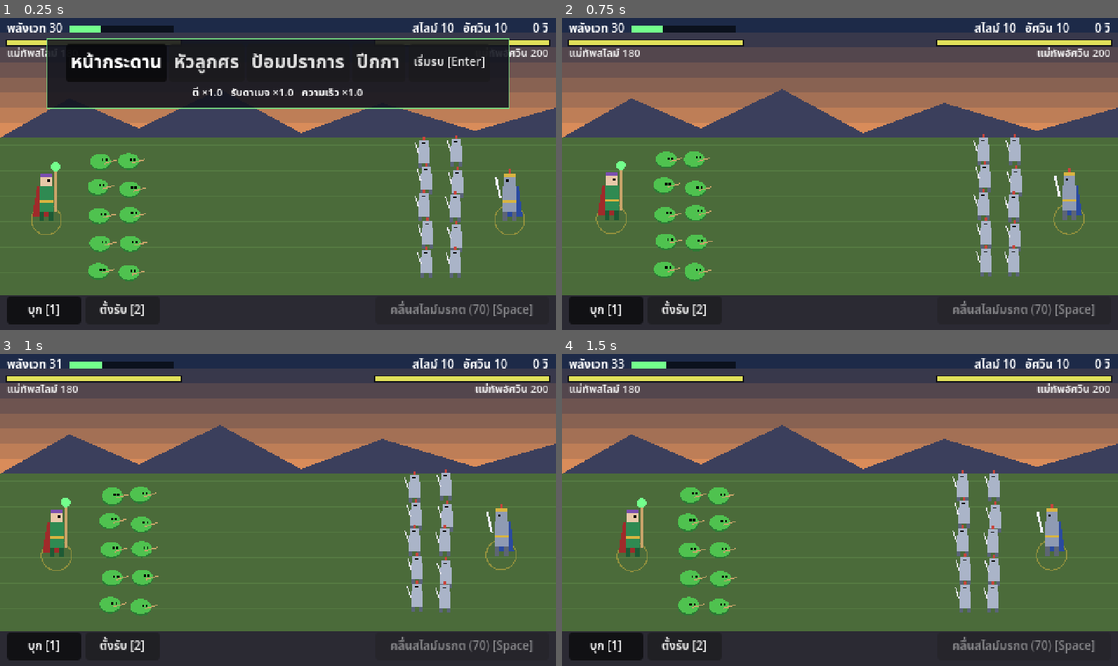
Above: before the commit, frames 1-4 (two rows, left to right).
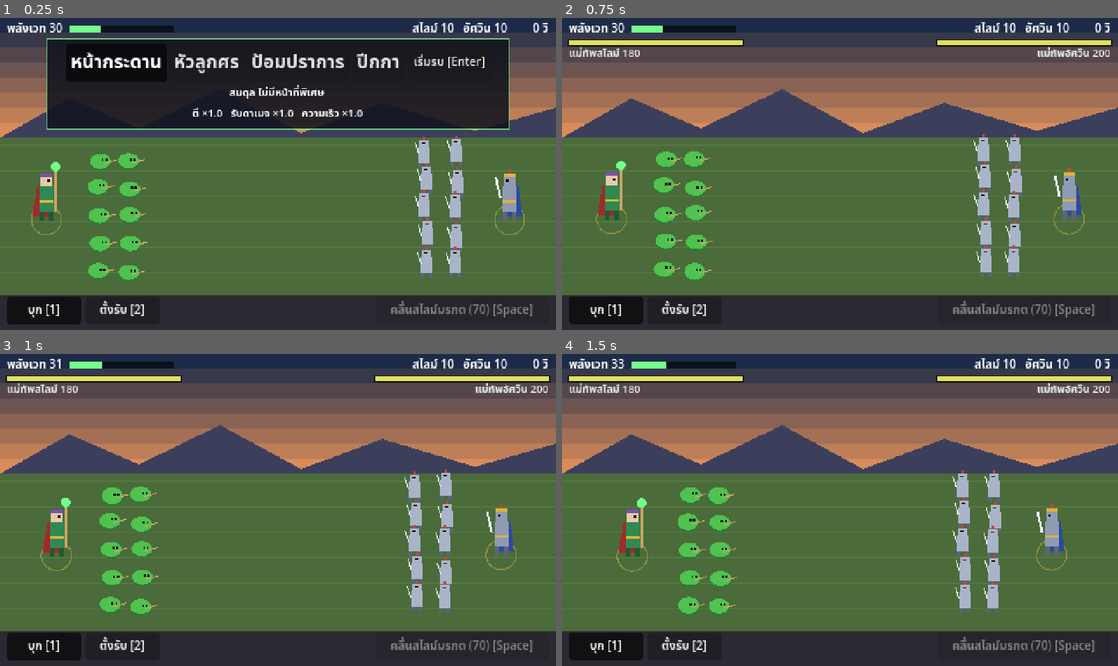
Above: after the commit, the same moments.

Repository: tomorrow-writer/GateFall
Game: Godot game, scene res://scenes/Battle.tscn
The game is run twice, just before and just after one commit, with the same random seed, the same clock (stepped at 60 frames per second) and the same inputs.
Inputs:
- Up to frame 1 (0.25 s): no input
- Up to frame 2 (0.75 s): click "เริ่มรบ [Enter]" at 0.5 s
- Up to frame 3 (1 s): no input
- Up to frame 4 (1.5 s): click "บุก [1]" at 1.25 s

The runs differ from the first frame. In frame 1, 6.9% of the frame differs, in the area x 1-99%, y 6-36%; in frame 2, nothing differs; in frame 3, nothing differs; in frame 4, nothing differs.

Commit message:
Formation roles toward generals: wedge pierces, crescent envelops, square guards
Data-driven per formation in battle_config.json:
- wedge "general_pull": 0.3 - enemy general counts as much closer when
  troops pick targets, so they dive for it
- crescent "general_pull": 0.6, "envelop": 40 - upper/lower halves swing
  above/below the enemy general (plus the existing gang-up bonus)
- square "leash": 80 - troops never step farther than 80px from their own
  general, so the army moves as a block around it
- line: unchanged (balanced). Each formation has a "role" text shown on the
  setup panel. General HP bars hidden on the setup screen.
Prototype config still identical to the JS prototype battle-by-battle.

run_sims (300/combo, seed 1), slime win%, special off/on (before -> after):
  line     charge 30.3/52.7 (same)       hold 25.0/61.7 (same)
  wedge    charge  6.0/12.7 (10.0/20.0)  hold  7.7/21.7 (16.7/36.7)
  square   charge 55.0/78.7 (11.7/30.0)  hold 10.3/28.0 ( 2.3/18.7)
  crescent charge  5.3/15.3 ( 8.7/20.3)  hold  9.3/18.0 (10.3/24.3)
Not balanced yet (step 5).

Co-Authored-By: Claude Opus 5.5 <noreply@anthropic.com>
Claude-Session: https://claude.ai/code/session_013iF3CnFMU1eDyoATki1Xru

Diff:
--- a/gate-fall-game/data/battle_config.json
+++ b/gate-fall-game/data/battle_config.json
@@ -81,26 +81,30 @@
     "advance": { "label": "เดินหน้า", "atk_mult": 1,    "take_mult": 1,    "mp_regen": 4 }
   },
 
-  "_formations_note": "Spots are for an army facing right (l …(95 unchanged characters)… _min or more allies hit the same target.",
+  "_formations_note": "Spots are for an army facing right (l …(95 unchanged characters)… _min or more allies hit the same target. Roles toward generals: general_pull (<1 = enemy general counts as closer when picking targets, applied to squared distance), envelop (px troops swing above/below the enemy general), leash (px troops stay within of their own general).",
   "formations": {
     "line": {
       "label": "หน้ากระดาน",
+      "role": "สมดุล ไม่มีหน้าที่พิเศษ",
       "atk": 1, "take": 1, "spd": 1,
       "layout": { "type": "spots", "spots": [[84,128],[84,152],[84,176],[84,200],[84,224],[110,128],[110,152],[110,176],[110,200],[110,224]] }
     },
     "wedge": {
       "label": "หัวลูกศร",
-      "atk": 1.12, "take": 1.1, "spd": 1.1,
+      "role": "เจาะ: พุ่งหาแม่ทัพศัตรู",
+      "atk": 1.12, "take": 1.1, "spd": 1.1, "general_pull": 0.3,
       "layout": { "type": "spots", "spots": [[150,178],[126,165],[126,191],[102,152],[102,178],[102,204],[78,139],[78,165],[78,191],[78,217]] }
     },
     "square": {
       "label": "ป้อมปราการ",
-      "atk": 1, "take": 0.86, "spd": 0.75,
+      "role": "คุ้มกัน: ไม่ห่างแม่ทัพเกิน 80",
+      "atk": 1, "take": 0.86, "spd": 0.75, "leash": 80,
       "layout": { "type": "spots", "spots": [[92,146],[114,146],[136,146],[92,168],[114,168],[136,168],[92,190],[114,190],[136,190],[92,212]] }
     },
     "crescent": {
       "label": "ปีกกา",
-      "atk": 0.96, "take": 1.08, "spd": 1, "flank": 1.1, "flank_min": 2,
+      "role": "โอบ: อ้อมบน-ล่างไปรุมแม่ทัพ",
+      "atk": 0.96, "take": 1.08, "spd": 1, "flank": 1.1, "flank_min": 2, "general_pull": 0.6, "envelop": 40,
       "layout": { "type": "arc", "x": 78, "rx": 58, "y": 178, "ry": 56, "angle_start": -1.25, "angle_span": 2.5 }
     }
   },
--- a/gate-fall-game/scenes/Battle.tscn
+++ b/gate-fall-game/scenes/Battle.tscn
@@ -142,7 +142,7 @@
 offset_left = -200.0
 offset_top = 18.0
 offset_right = 200.0
-offset_bottom = 62.0
+offset_bottom = 74.0
 grow_horizontal = 2
 theme_override_styles/panel = SubResource("StyleBox_panel")
 
--- a/gate-fall-game/scripts/battle/Battle.gd
+++ b/gate-fall-game/scripts/battle/Battle.gd
@@ -242,6 +242,8 @@
 
 func _formation_text(f: Dictionary) -> String:
 	var t := "ตี ×%s   รับดาเมจ ×%s   ความเร็ว ×%s" % [_num(f.atk), _num(f.take), _num(f.spd)]
+	if f.has("role"):
+		t = f.role + "\n" + t
 	if f.has("flank"):
 		t += "   ·   รุม %d ตัวขึ้นไป ตี ×%s" % [int(f.get("flank_min", 2)), _num(f.flank)]
 	return t
--- a/gate-fall-game/scripts/battle/BattleSim.gd
+++ b/gate-fall-game/scripts/battle/BattleSim.gd
@@ -35,6 +35,10 @@
 	var form_spd: float
 	var flank: float
 	var flank_min: int
+	# Formation roles toward generals (see formations in battle_config.json)
+	var general_pull: float  # < 1: enemy general looks closer when picking targets
+	var envelop: float  # > 0: troops swing this far above/below an enemy general
+	var leash: float  # > 0: troops won't move farther than this from their general
 	var order_name: String
 	var order_atk: float
 	var order_take: float
@@ -81,6 +85,7 @@
 	var bx: float = 0.0  # where a split piece came from (view only)
 	var by: float = 0.0
 	var is_general: bool = false
+	var flank_sign: int = 1  # -1 = upper half of the formation, +1 = lower (envelop side)
 	var engage_range: float = 0.0  # general: fights enemies closer than this
 	var follow_gap: float = 0.0  # general: stays this far behind its troops
 
@@ -140,11 +145,17 @@
 	# PROTOTYPE: units spawn interleaved (S0, K0, S1, K1, ...) and each takes
 	# 4 rng draws in this exact order: x, y, attack timer, anim.
 	var spots: Array = []
+	var mid_y: Array = []
 	var max_count := 0
 	for i in sides.size():
 		var sd: Dictionary = cfg.sides[i]
 		var formation: Dictionary = cfg.formations[_formation_name(sd, overrides)]
-		spots.append(_layout_spots(formation.layout, int(sd.count), sides[i].facing))
+		var sp: Array = _layout_spots(formation.layout, int(sd.count), sides[i].facing)
+		spots.append(sp)
+		var sum_y := 0.0
+		for p in sp:
+			sum_y += p[1]
+		mid_y.append(sum_y / maxf(1.0, sp.size()))
 		max_count = maxi(max_count, int(sd.count))
 	for n in max_count:
 		for i in sides.size():
@@ -160,6 +171,7 @@
 			u.y = maxf(float(_field.y_min), minf(float(_field.y_max), spot[1] + rng.next() * jy))
 			u.t = rng.next() * float(_combat.start_cd_jitter)
 			u.anim = rng.next() * float(_combat.anim_jitter)
+			u.flank_sign = -1 if spot[1] < mid_y[i] else 1
 			units.append(u)
 
 	# Generals spawn after the troops (so configs without generals keep the
@@ -232,6 +244,8 @@
 					var ex := v.x - u.x
 					var ey := (v.y - u.y) * y_w
 					var dd := ex * ex + ey * ey
+					if v.is_general and not u.is_general:
+						dd *= u.side.general_pull
 					if dd < bd:
 						bd = dd
 						best = v
@@ -254,12 +268,20 @@
 				continue
 			var sp := u.spd * u.side.form_spd
 			var my := dy * move_y
+			# Envelop: swing out above/below the enemy general instead of straight at it.
+			if u.side.envelop > 0.0 and v.is_general and not u.is_general and d > u.reach * 2.0:
+				my = (dy + float(u.flank_sign) * u.side.envelop) * move_y
 			var dm := BattleMath.hypot(dx, my)
 			if dm == 0.0:
 				dm = 1.0
-			u.x += dx / dm * sp * dt
-			u.y += my / dm * sp * dt
-			u.walking = true
+			var nx := u.x + dx / dm * sp * dt
+			var ny := u.y + my / dm * sp * dt
+			if _leashed(u, nx, ny):
+				u.walking = false
+			else:
+				u.x = nx
+				u.y = ny
+				u.walking = true
 		else:
 			u.walking = false
 			if u.t <= 0.0:
@@ -409,6 +431,20 @@
 
 
 ## General walks to a point follow_gap behind the centre of its troops.
+## Guard formations: a soldier won't step farther from its general than `leash`
+## (moving back toward it is always allowed).
+func _leashed(u: Unit, nx: float, ny: float) -> bool:
+	if u.side.leash <= 0.0 or u.is_general or u.side.general_idx < 0:
+		return false
+	var g: Unit = units[u.side.general_idx]
+	if not g.alive:
+		return false
+	var dn := BattleMath.hypot(nx - g.x, ny - g.y)
+	if dn <= u.side.leash:
+		return false
+	return dn > BattleMath.hypot(u.x - g.x, u.y - g.y)
+
+
 func _follow_troops(u: Unit, dt: float, move_y: float) -> void:
 	var px := u.side.troop_cx - float(u.side.facing) * u.follow_gap
 	var dx := px - u.x
@@ -465,6 +501,7 @@
 		m.y = v.y + BattleMath.dsin(a) * float(sp.offset_y)
 		m.t = float(sp.first_attack_min) + rng.next() * float(sp.first_attack_jitter)
 		m.anim = rng.next() * float(_combat.anim_jitter)
+		m.flank_sign = v.flank_sign
 		m.born = float(sp.born_time)
 		m.bx = v.x
 		m.by = v.y
@@ -546,6 +583,9 @@
 	s.form_spd = float(f.spd)
 	s.flank = float(f.get("flank", 1))
 	s.flank_min = int(f.get("flank_min", 2))
+	s.general_pull = float(f.get("general_pull", 1))
+	s.envelop = float(f.get("envelop", 0))
+	s.leash = float(f.get("leash", 0))
 
 
 func _apply_order(s: Army, name: String) -> void:
--- a/gate-fall-game/scripts/battle/BattleView.gd
+++ b/gate-fall-game/scripts/battle/BattleView.gd
@@ -258,6 +258,8 @@
 
 ## Top-of-field HP bars for both generals (first side on the left).
 func _draw_general_bars() -> void:
+	if sim.time <= 0.0:
+		return  # setup screen: the formation panel sits here
 	var font := ThemeDB.fallback_font
 	for i in sim.sides.size():
 		var g = sim.general_of(sim.sides[i].id)
